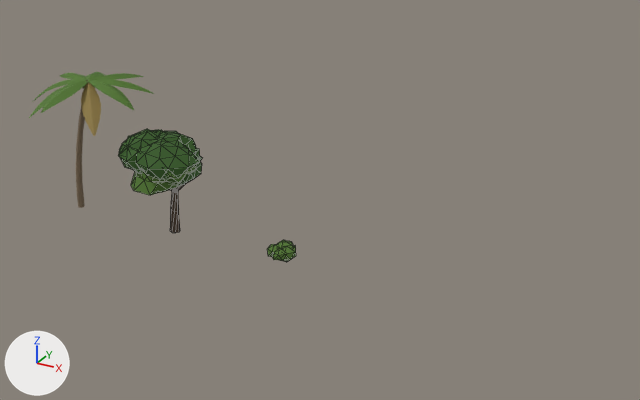
Renders of the Blender file blender/veg/vegetation.blend from each side of a commit.
Camera for both pictures: a 50 mm camera at (41.2, -40.9, 24.9) aimed at (18.2, 0.9, 4.0). Every picture has the same lights, and +X, +Y and +Z are marked at lower left. The picture after the commit comes second. Mesh edges are drawn as thin lines on the coarser meshes.

The older version as bpy lines, for what is in view:
```python
me_veg_arbre = bpy.data.meshes.new('veg_arbre')
me_veg_arbre.from_pydata(...)  # 522 vertices, 914 faces; spans x -3.57..2.26, y -2.42..3.17, z -0.02..6.72
# faces by material slot: [34, 560, 320]
me_veg_arbre.materials.append(mat_veg_ecorce)  # brown #4c3d2e
me_veg_arbre.materials.append(mat_veg_feuillage)  # dark green #335c1f
me_veg_arbre.materials.append(mat_veg_feuillage_clair)  # dark green #4c7329
me_veg_cocotier = bpy.data.meshes.new('veg_cocotier')
me_veg_cocotier.from_pydata(...)  # 391 vertices, 324 faces; spans x -2.54..5.35, y -4.16..4.23, z 0.0..9.14
# faces by material slot: [80, 128, 16, 100]
me_veg_cocotier.materials.append(mat_veg_ecorce_cocotier)  # brown #78664f
me_veg_cocotier.materials.append(mat_veg_palme)  # dark green #4c7324
me_veg_cocotier.materials.append(mat_veg_palme_seche)  # yellow #8c7840
me_veg_cocotier.materials.append(mat_veg_noix)  # dark green #596b1f
ob_veg_arbre = bpy.data.objects.new('veg_arbre', me_veg_arbre)
ob_veg_arbre.location = (8.0, 0.0, 0.0)
ob_veg_cocotier = bpy.data.objects.new('veg_cocotier', me_veg_cocotier)
ob_veg_cocotier.location = (0.0, 0.0, 0.0)
```
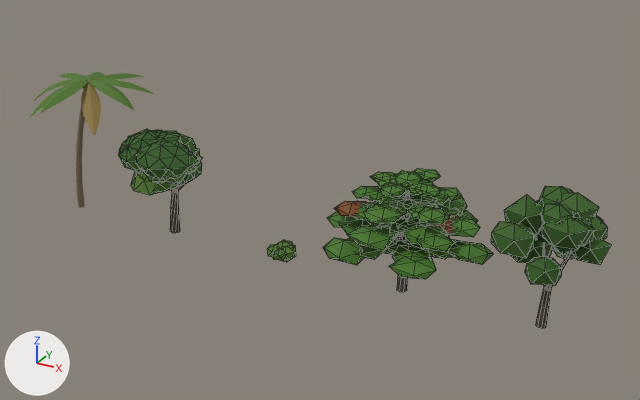
Where the change shows, as pixel boxes (x1, y1, x2, y2) in the pictures (640 x 400 px):
```json
{"object": "veg_badamier", "change": "added", "after": [323, 169, 493, 292], "faces in mat_veg_feuillage_badamier (dark green #457526)": [323, 169, 493, 279], "faces in mat_veg_feuillage_rougi (brown #7f4c24)": [334, 201, 459, 234], "faces in mat_veg_ecorce_grise (brown #5c544a)": [397, 194, 410, 292]}
{"object": "veg_neem", "change": "added", "after": [491, 186, 612, 328], "faces in mat_veg_feuillage_neem (dark green #385e21)": [491, 192, 612, 265], "faces in mat_veg_feuillage (dark green #335c1f)": [525, 186, 590, 285], "faces in mat_veg_ecorce (brown #4c3d2e)": [534, 234, 571, 328]}
```

Edits to the scene script, one JSON object a line:
```json
{"op": "add", "block": "mat_veg_feuillage_neem", "code": ["mat_veg_feuillage_neem = principled_material('veg_feuillage_neem')", "mat_veg_feuillage_neem.base_color = (0.0397, 0.113, 0.0153)  # dark green #385e21", "mat_veg_feuillage_neem.roughness = 0.8"]}
{"op": "add", "block": "mat_veg_feuillage_badamier", "code": ["mat_veg_feuillage_badamier = principled_material('veg_feuillage_badamier')", "mat_veg_feuillage_badamier.base_color = (0.0593, 0.179, 0.0196)  # dark green #457526", "mat_veg_feuillage_badamier.roughness = 0.75"]}
{"op": "add", "block": "mat_veg_ecorce_grise", "code": ["mat_veg_ecorce_grise = principled_material('veg_ecorce_grise')", "mat_veg_ecorce_grise.base_color = (0.107, 0.089, 0.0684)  # brown #5c544a", "mat_veg_ecorce_grise.roughness = 0.85"]}
{"op": "add", "block": "mat_veg_feuillage_rougi", "code": ["mat_veg_feuillage_rougi = principled_material('veg_feuillage_rougi')", "mat_veg_feuillage_rougi.base_color = (0.214, 0.0732, 0.0174)  # brown #7f4c24", "mat_veg_feuillage_rougi.roughness = 0.8"]}
{"op": "add", "block": "me_veg_neem", "code": ["me_veg_neem = bpy.data.meshes.new('veg_neem')", "me_veg_neem.from_pydata(...)  # 270 vertices, 372 faces; spans x -2.79..2.98, y -2.37..3.01, z -0.01..7.7", "# faces by material slot: [52, 240, 80]", "me_veg_neem.materials.append(mat_veg_ecorce)  # brown #4c3d2e", "me_veg_neem.materials.append(mat_veg_feuillage_neem)  # dark green #385e21", "me_veg_neem.materials.append(mat_veg_feuillage)  # dark green #335c1f"]}
{"op": "add", "block": "me_veg_badamier", "code": ["me_veg_badamier = bpy.data.meshes.new('veg_badamier')", "me_veg_badamier.from_pydata(...)  # 1115 vertices, 1514 faces; spans x -4.99..4.95, y -4.52..4.49, z -0.01..7.19", "# faces by material slot: [234, 1240, 40]", "me_veg_badamier.materials.append(mat_veg_ecorce_grise)  # brown #5c544a", "me_veg_badamier.materials.append(mat_veg_feuillage_badamier)  # dark green #457526", "me_veg_badamier.materials.append(mat_veg_feuillage_rougi)  # brown #7f4c24"]}
{"op": "add", "block": "ob_veg_neem", "code": ["ob_veg_neem = bpy.data.objects.new('veg_neem', me_veg_neem)", "ob_veg_neem.location = (32.0, 0.0, 0.0)"]}
{"op": "add", "block": "ob_veg_badamier", "code": ["ob_veg_badamier = bpy.data.objects.new('veg_badamier', me_veg_badamier)", "ob_veg_badamier.location = (24.0, 0.0, 0.0)"]}
```
